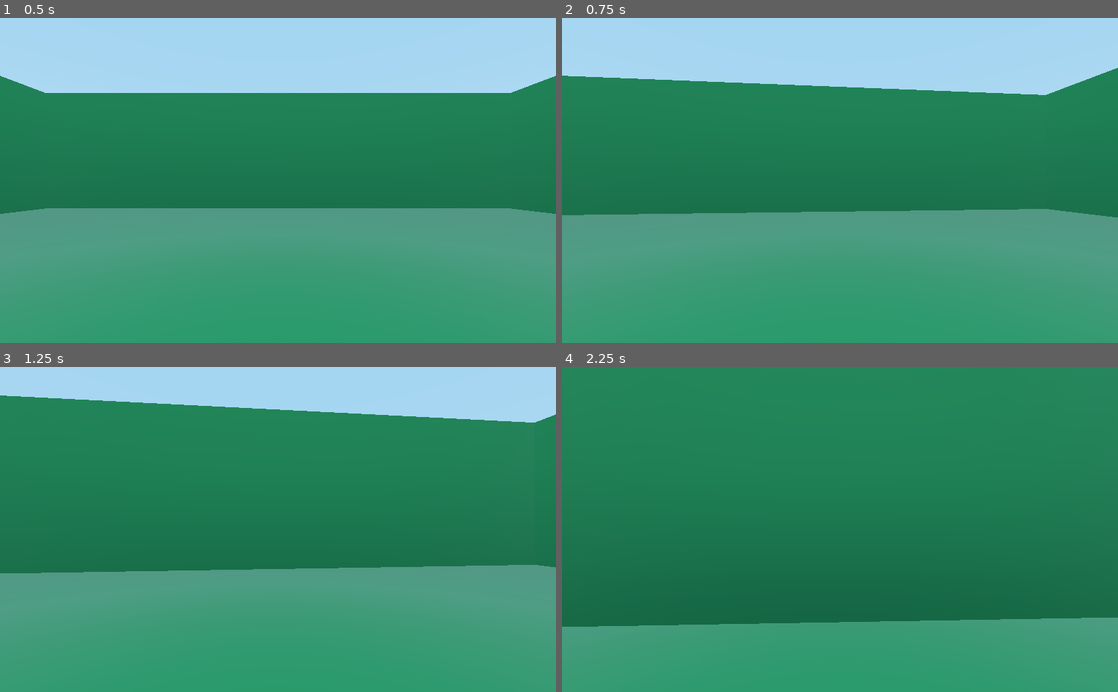
Above: before the commit, frames 1-4 (two rows, left to right).
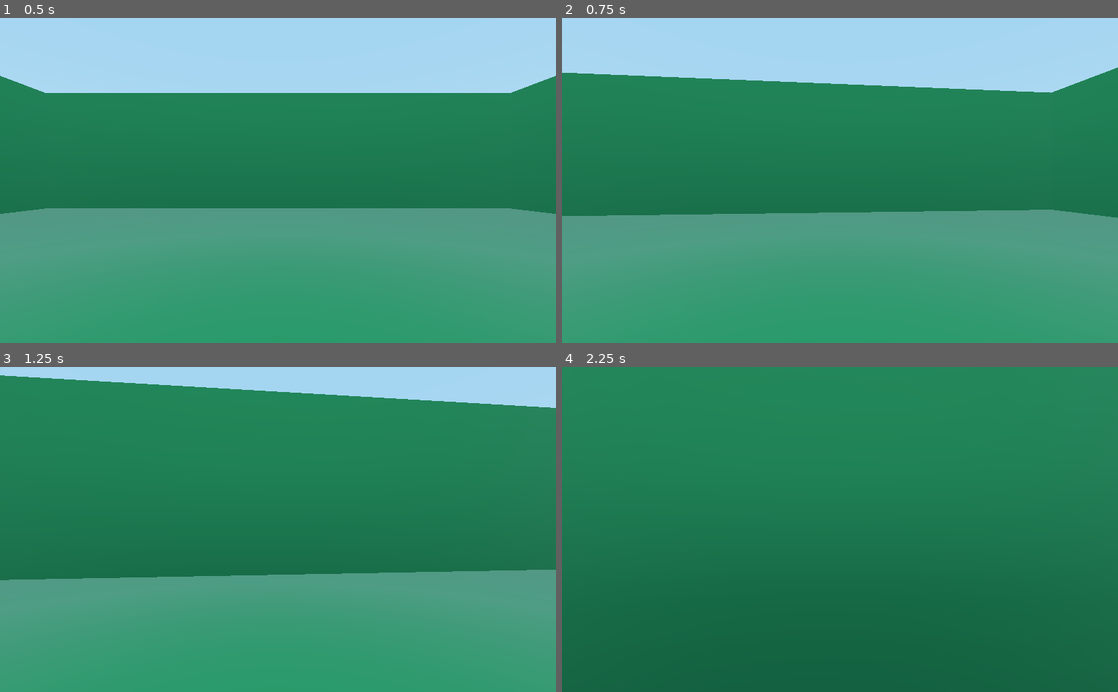
Above: after the commit, the same moments.

Repository: bigdavisc/ProjectTesseract
Game: Godot game, scene res://World.tscn
Same seed, same stepped clock (60 frames per second), same inputs: the game is played once before the commit and once after it.
Inputs (mouse positions are in pixels of both pictures, inside the frame that each line leads up to):
- Up to frame 1 (0.5 s): no input
- Up to frame 2 (0.75 s): tap Enter at 0.5 s; move the mouse to (867, 180) at 0.52 s; hold W (move_forward) from 0.53 s (still down)
- Up to frame 3 (1.25 s): keep holding W (move_forward)
- Up to frame 4 (2.25 s): keep holding W (move_forward); move the mouse to (812, 529) at 1.27 s; move the mouse to (851, 523) at 2.02 s

Frame 1 is identical in both runs. In frame 2, 1.0% of the frame differs, in the area x 0-100%, y 15-62%; in frame 3, 7.2%; in frame 4, 21%, in the area x 0-100%, y 77-100%.

Commit message:
Smooth player movement, add portal light

Diff:
--- a/Map.tscn
+++ b/Map.tscn
@@ -74,4 +74,4 @@
 
 [node name="Portal" parent="Portals" instance=ExtResource( 2 )]
 transform = Transform( 1, 0, 0, 0, 1, 0, 0, 0, 1, -12, 2, 0 )
-newPos = Vector3( 10, 0.5, 0 )
+newPos = Vector3( 10, 2, 0 )
--- a/Player.gd
+++ b/Player.gd
@@ -1,11 +1,14 @@
 extends KinematicBody
 
-var player_speed = 8
-var mouse_sensetivity = 0.1
-var upper_view_limit = 50
-var lower_view_limit = 50
+const BASE_SPEED = 30
+const UPPER_VIEW_LIMIT = 50
+const LOWER_VIEW_LIMIT = 50
+const MOUSE_SENSITIVITY = 0.1
+
+var mouse_sensetivity = 0.1  # We might want to move this into a settings file
 var gravity = 9.8  #Will be changed by plane Player exists on
-var vertical_velocity = 0
+
+var input_velocity = Vector2()
 
 func _ready():
 	Input.set_mouse_mode(Input.MOUSE_MODE_CAPTURED)
@@ -18,30 +21,48 @@
 			Input.set_mouse_mode(Input.MOUSE_MODE_VISIBLE)
 
 func _physics_process(delta):
-	var movement = Vector3()
-	var cam_transform = $Camera.get_global_transform()
+	process_input()
+	process_movement(delta)
 
-	var input = Vector2()
+func process_input():
+	input_velocity = Vector2()
 	if(Input.is_action_pressed("move_forward")):
-		input.y += 1
+		input_velocity.y += 1
 	if(Input.is_action_pressed("move_backward")):
-		input.y -= 1
+		input_velocity.y -= 1
 	if(Input.is_action_pressed("strafe_right")):
-		input.x += 1
+		input_velocity.x += 1
 	if(Input.is_action_pressed("strafe_left")):
-		input.x -= 1
-	input = input.normalized()
+		input_velocity.x -= 1
+	input_velocity = input_velocity.normalized()
 
-	movement += cam_transform.basis.x * input.x
-	movement += -cam_transform.basis.z * input.y
-	movement.y = 0
-	movement = movement.normalized()
+func process_movement(delta):
+	var camera_transform = $Camera.get_global_transform()
+	# Horizontal movement
+	var horizontal_velocity = Vector3()
+	horizontal_velocity += camera_transform.basis.x * input_velocity.x
+	horizontal_velocity += -camera_transform.basis.z * input_velocity.y
+	horizontal_velocity.y = 0
+	horizontal_velocity = horizontal_velocity.normalized()
+
+	var target = horizontal_velocity * BASE_SPEED
+	var accel
+	if horizontal_velocity.dot(horizontal_velocity) > 0:
+		accel = 20
+	else:
+		accel = 40
+	horizontal_velocity = horizontal_velocity.linear_interpolate(target, accel * delta)
+
+	# Vertical movement - Noah do your stuff here
+	var vertical_velocity = 0
 	#vertical_velocity -= gravity #This will be disabled/reset while on a surface
 	#movement.y += vertical_velocity
-	move_and_collide(movement * player_speed * delta)
+
+	var velocity = Vector3(horizontal_velocity.x, vertical_velocity, horizontal_velocity.z)
+	velocity = move_and_slide(velocity, Vector3(0, 1, 0), 0.05, 4, deg2rad(40))
 
 func _input(event):
 	if event is InputEventMouseMotion and Input.get_mouse_mode() == Input.MOUSE_MODE_CAPTURED:
 		$Camera.rotate_x(deg2rad(event.relative.y * mouse_sensetivity))
-		$Camera.rotation.x = clamp($Camera.rotation.x, deg2rad(-lower_view_limit), deg2rad(upper_view_limit))
+		$Camera.rotation.x = clamp($Camera.rotation.x, deg2rad(-LOWER_VIEW_LIMIT), deg2rad(UPPER_VIEW_LIMIT))
 		rotate_y(deg2rad(event.relative.x * mouse_sensetivity * -1))
--- a/Portal.tscn
+++ b/Portal.tscn
@@ -3,11 +3,13 @@
 [ext_resource path="res://Portal.gd" type="Script" id=1]
 
 [sub_resource type="CapsuleShape" id=1]
-radius = 0.407577
-height = 0.928588
+radius = 0.702591
+height = 0.998605
 
 [sub_resource type="SpatialMaterial" id=2]
 albedo_color = Color( 0.4, 0.0392157, 0.239216, 1 )
+metallic = 0.31
+metallic_specular = 0.75
 
 [node name="Portal" type="Area"]
 script = ExtResource( 1 )
@@ -17,10 +19,15 @@
 shape = SubResource( 1 )
 
 [node name="CSGPolygon" type="CSGPolygon" parent="."]
-polygon = PoolVector2Array( 0.200563, -1.24398, 0.0709005, 1.45205, 0.548568, 0.752445, 0.716118, 0.200132, 0.600075, -0.498308, 0.44578, -0.855249 )
+polygon = PoolVector2Array( 0.200563, -1.24398, 0.177276, 1.44247, 0.548568, 0.752445, 0.716118, 0.200132, 0.600075, -0.498308, 0.44578, -0.855249 )
 mode = 1
 spin_degrees = 360.0
-spin_sides = 8
-smooth_faces = true
+spin_sides = 10
 material = SubResource( 2 )
+
+[node name="OmniLight" type="OmniLight" parent="."]
+light_color = Color( 0.996078, 0.784314, 0.988235, 1 )
+light_energy = 7.79
+light_indirect_energy = 7.3
+omni_range = 2.33022
 [connection signal="body_entered" from="." to="." method="_on_Portal_body_entered"]
Not shown, changed: README.md
